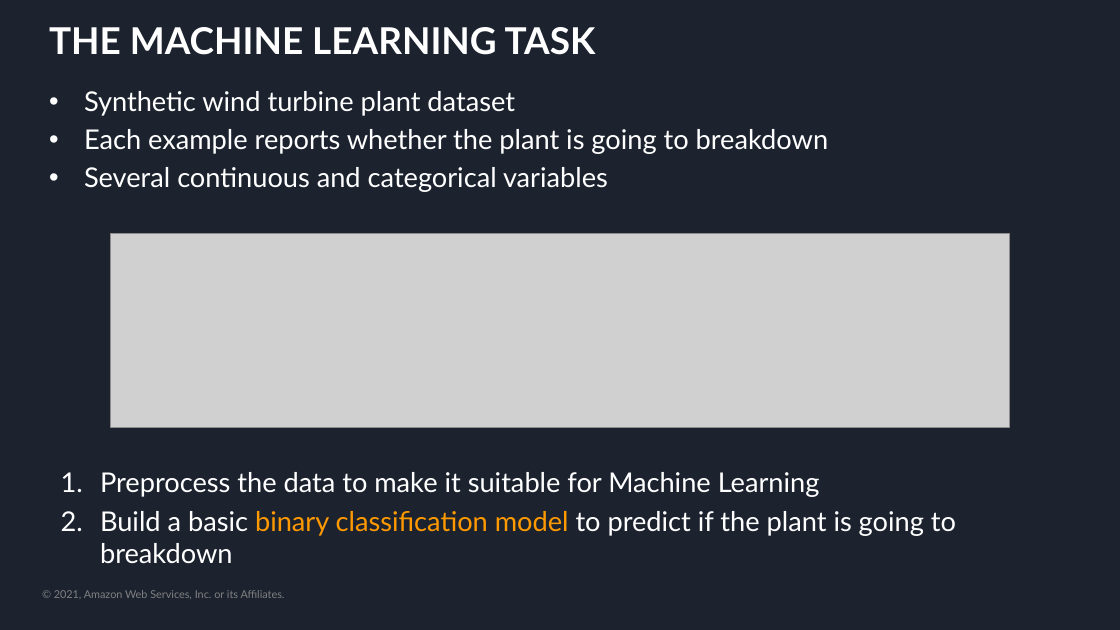
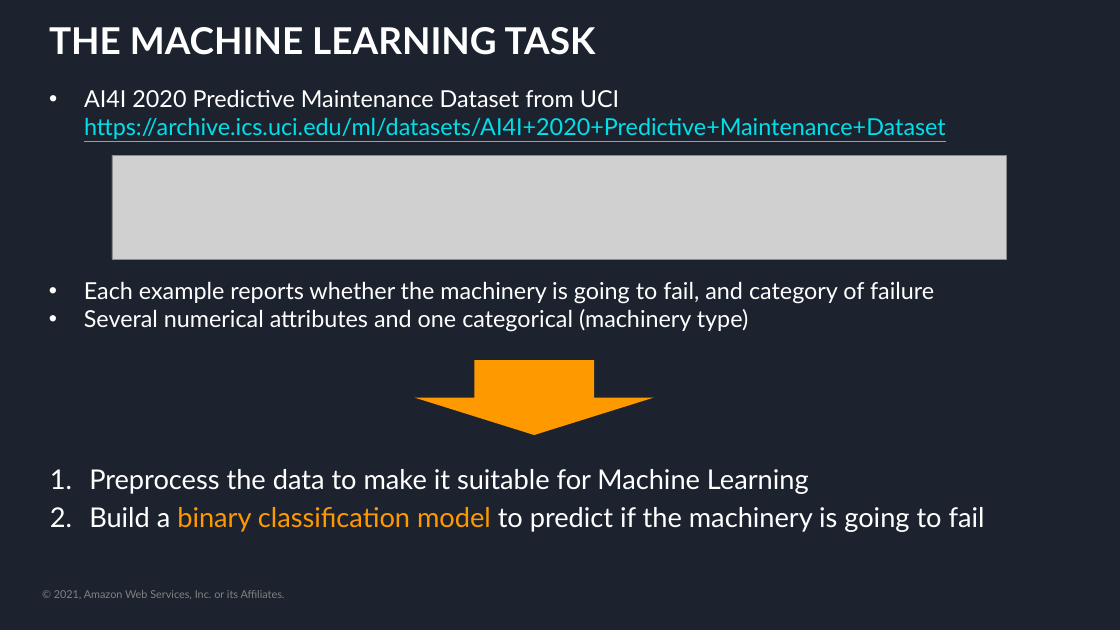
Before and after one commit to aws-samples/amazon-sagemaker-build-train-deploy, a slide deck: slide 4 of slides/end-to-end-ml-sm.pptx. Drawn at 1120x630 pixels with LibreOffice and Linux fonts; fonts in the diff are those of the drawing; grey boxes stand for pictures; background and template pictures are left out. Boxes give left, top, right and bottom in pixels: in the first picture for what was removed or moved away, otherwise in the second. Text is boxed around its words. In the diff, an @@ line names an element or a change of style, - is before the commit and + after.

Commit message:
Added updated slides.

```diff
--- a/slides/end-to-end-ml-sm.pptx
+++ b/slides/end-to-end-ml-sm.pptx
@@ text at [84, 89, 946, 139]: text changed; size 28 to 24 pt; text colour #FFFFFF to #00E0EA @@
-• Synthetic wind turbine plant dataset
-• Each example reports whether the plant is going to breakdown
-• Several continuous and categorical variables
+• AI4I 2020 Predictive Maintenance Dataset from UCI
+  https://archive.ics.uci.edu/ml/datasets/AI4I+2020+Predictive+Maintenance+Dataset
@@ picture added at [112, 155, 1007, 260] @@
@@ picture removed at [111, 233, 1010, 427] @@
@@ text added at [84, 281, 934, 332], 24 pt, text #FFFFFF @@
+• Each example reports whether the machinery is going to fail, and category of failure
+• Several numerical attributes and one categorical (machinery type)
@@ down arrow added at [414, 360, 654, 435], fill #FF9900 @@
@@ text "Preprocess the data to make ...": place and size @@
-text "Preprocess the data to make ..." at [100, 472, 956, 564]
+text "Preprocess the data to make ..." at [89, 469, 985, 532]
@@ text at [89, 507, 985, 532]: text changed @@
-2. Build a basic binary classification model to predict if the plant is going to breakdown
+2. Build a binary classification model to predict if the machinery is going to fail
```
Also in this commit, not shown: 3 other slides changed.
